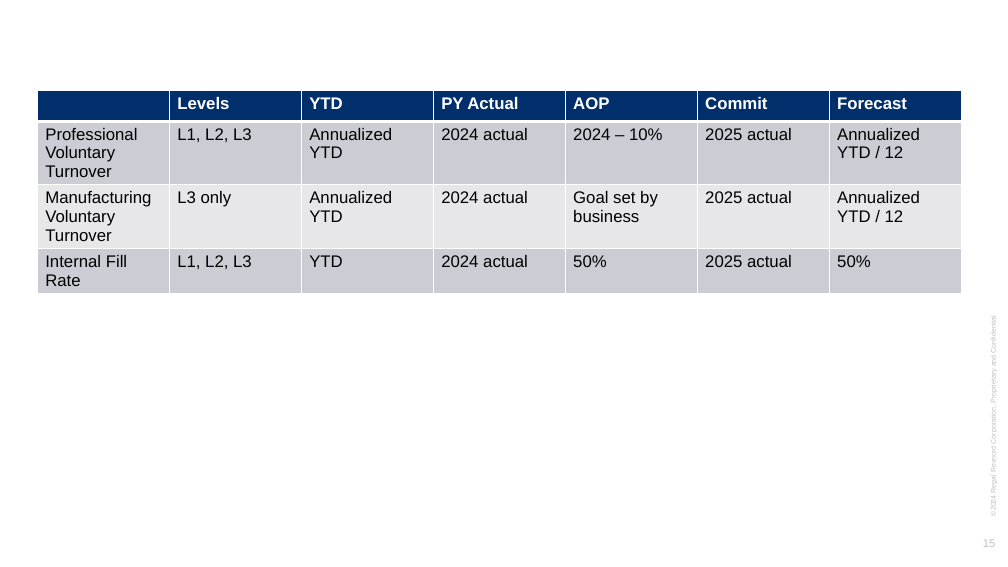
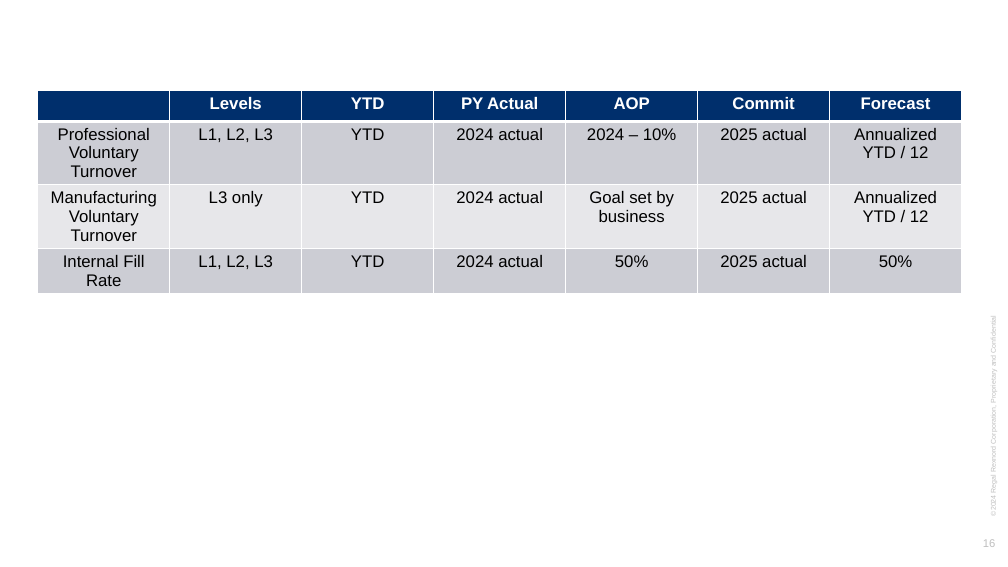
Before and after one commit to jeagleso/2025_Core-Value-Drivers_Reporting, a slide deck: slide 16 of presentations/CVD Training.pptx (slide 15 before the commit). Drawn at 1008x567 pixels with LibreOffice and Linux fonts; fonts in the diff are those of the drawing; background and template pictures are left out. Boxes give left, top, right and bottom in pixels: in the first picture for what was removed or moved away, otherwise in the second. Text is boxed around its words. In the diff, an @@ line names an element or a change of style, - is before the commit and + after.

```diff
--- a/presentations/CVD Training.pptx
+++ b/presentations/CVD Training.pptx
@@ table at [38, 91, 964, 306] @@
-row 2, column 3: Annualized YTD
+row 2, column 3: YTD
-row 3, column 3: Annualized YTD
+row 3, column 3: YTD
@@ alignment left to centre @@
```
Also in this commit, not shown: 6 other slides changed, 1 slide added, 51 other files.
